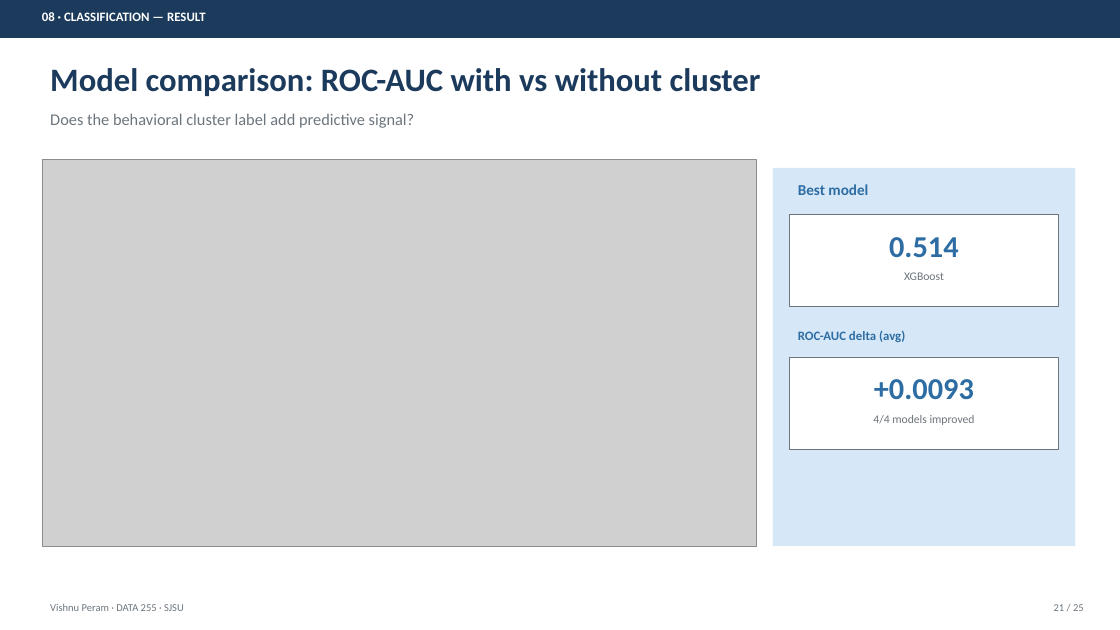
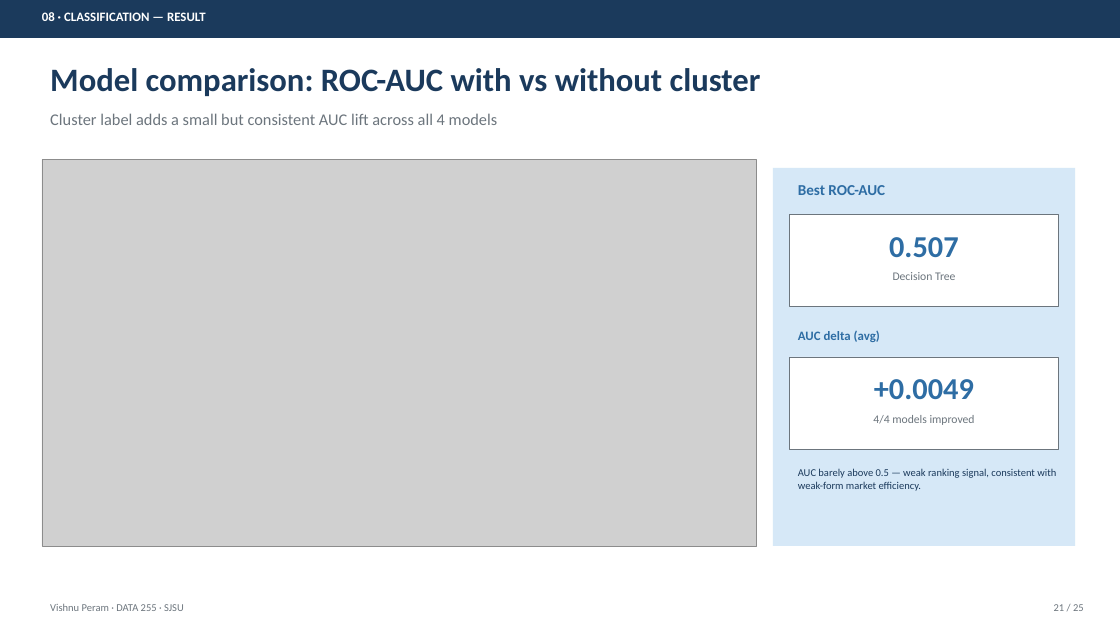
Before and after one commit to PeramVishnuSree/Stock-Behavioral-Clustering-and-Return-Prediction, a slide deck: slide 21 of PRESENTATION.pptx. Drawn at 1120x630 pixels with LibreOffice and Linux fonts; fonts in the diff are those of the drawing; grey boxes stand for pictures. Boxes give left, top, right and bottom in pixels: in the first picture for what was removed or moved away, otherwise in the second. Text is boxed around its words. In the diff, an @@ line names an element or a change of style, - is before the commit and + after.

```diff
--- a/PRESENTATION.pptx
+++ b/PRESENTATION.pptx
@@ text at box(50, 113, 498, 125): text changed @@
-Does the behavioral cluster label add predictive signal?
+Cluster label adds a small but consistent AUC lift across all 4 models
@@ text at box(798, 185, 885, 195): text changed @@
-Best model
+Best ROC-AUC
@@ text at box(889, 237, 959, 257): text changed @@
-0.514
+0.507
@@ text at box(893, 272, 955, 280): text changed @@
-XGBoost
+Decision Tree
@@ text at box(798, 331, 880, 342): text changed @@
-ROC-AUC delta (avg)
+AUC delta (avg)
@@ text at box(874, 379, 974, 399): text changed @@
-+0.0093
++0.0049
@@ text added at box(798, 468, 1056, 491), 9 pt, text #1B3A5C @@
+AUC barely above 0.5 — weak ranking signal, consistent with weak-form market efficiency.
```
Also in this commit, not shown: 11 other slides changed, 16 other files.
